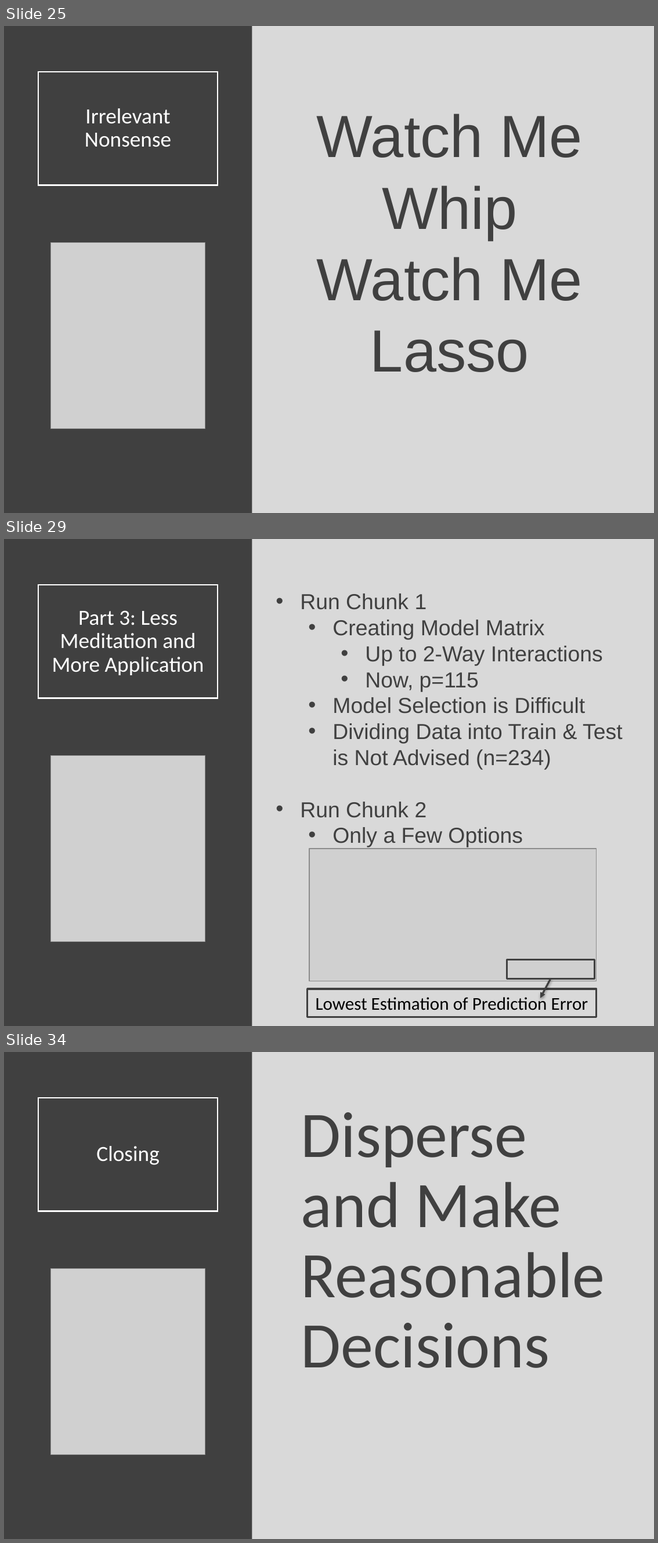
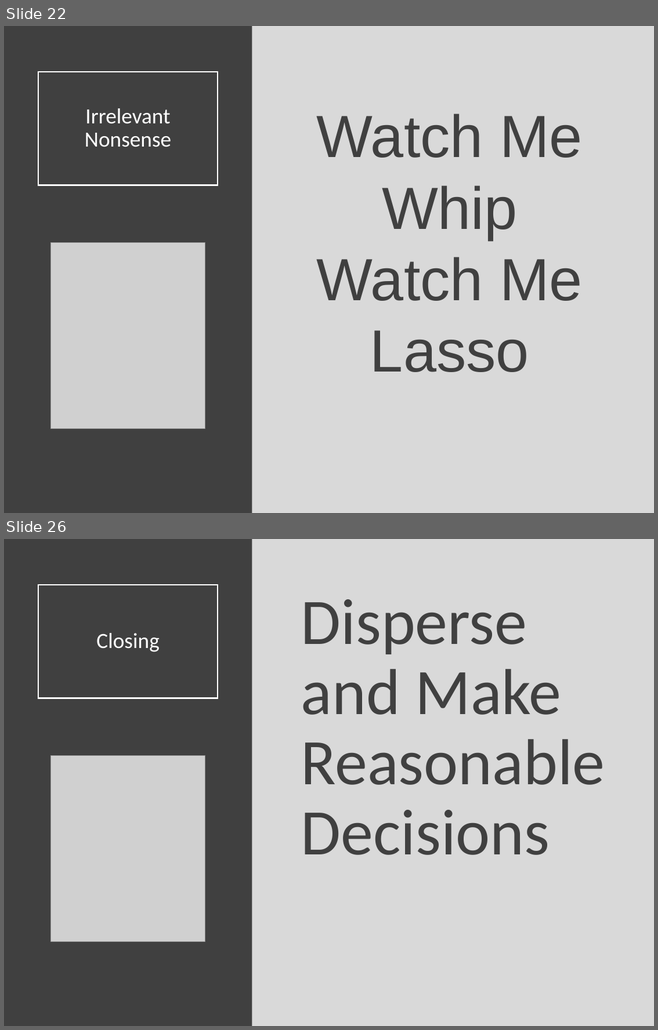
Before and after one commit to Yixf-Self/STOR320_WEBSITE, a slide deck: Lecture/Lecture 30/Lecture 30.pptx. Shown one above the other, each under a label of ours: slides 25, 29 and 34 before the commit, slides 22 and 26 after it; the slides between them are not shown. The pictures are 658x1543 and 658x1030 pixels, drawn with LibreOffice and Linux fonts; fonts in the diff are those of the drawing; grey boxes stand for pictures. Boxes give left, top, right and bottom in pixels: in the first picture for what was removed or moved away, otherwise in the second. Text is boxed around its words. In the diff, an @@ line names an element or a change of style, - is before the commit and + after.

```diff
--- a/Lecture/Lecture 30/Lecture 30.pptx
+++ b/Lecture/Lecture 30/Lecture 30.pptx
@@ slide 29 removed at (x1=4, y1=539, x2=654, y2=1026), background #D9D9D9 @@
@@ rectangle removed at (x1=4, y1=539, x2=252, y2=1026) @@
@@ title removed at (x1=38, y1=584, x2=217, y2=698) @@
-Part 3: Less Meditation and More Application
@@ text removed at (x1=300, y1=594, x2=622, y2=848) @@
-• Run Chunk 1
-  • Creating Model Matrix
-    • Up to 2-Way Interactions
-    • Now, p=115
-  • Model Selection is Difficult
-  • Dividing Data into Train & Test is Not Advised (n=234)
-• Run Chunk 2
-  • Only a Few Options
@@ picture removed at (x1=51, y1=755, x2=205, y2=942) @@
@@ picture removed at (x1=309, y1=849, x2=596, y2=982) @@
@@ rectangle removed at (x1=506, y1=960, x2=594, y2=979) @@
@@ rectangle removed at (x1=307, y1=989, x2=596, y2=1017) @@
-Lowest Estimation of Prediction Error
@@ arrow removed from (550, 979) to (540, 998) @@
@@ what was slide 25 is now slide 22 @@
@@ what was slide 34 is now slide 26 @@
```
Also in this commit, not shown: 2 slides changed, 7 other slides removed, 7 other files.
